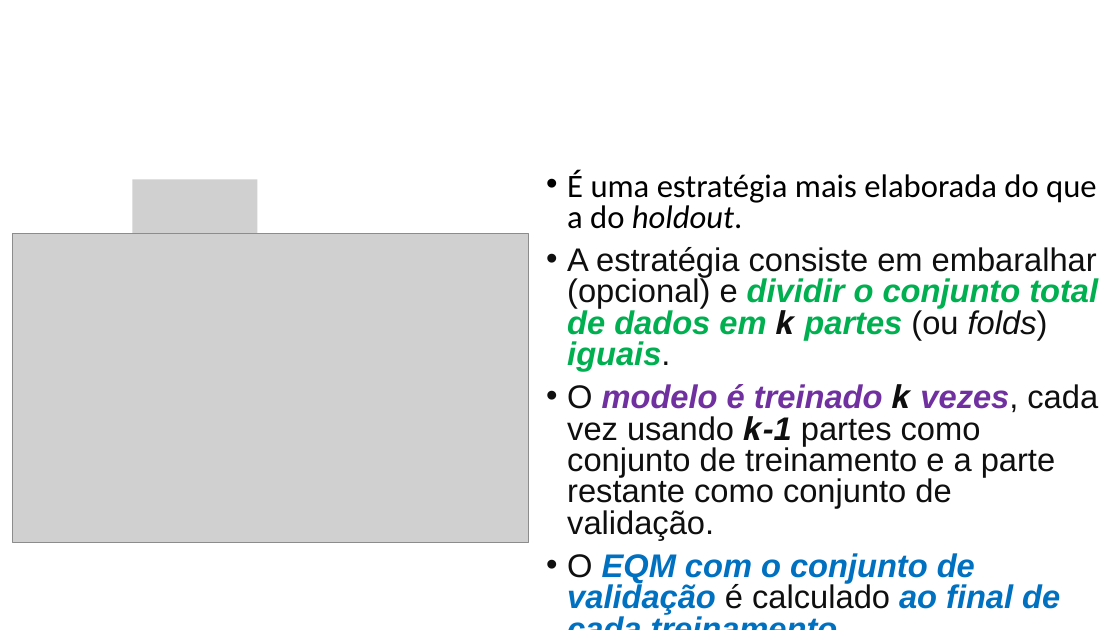
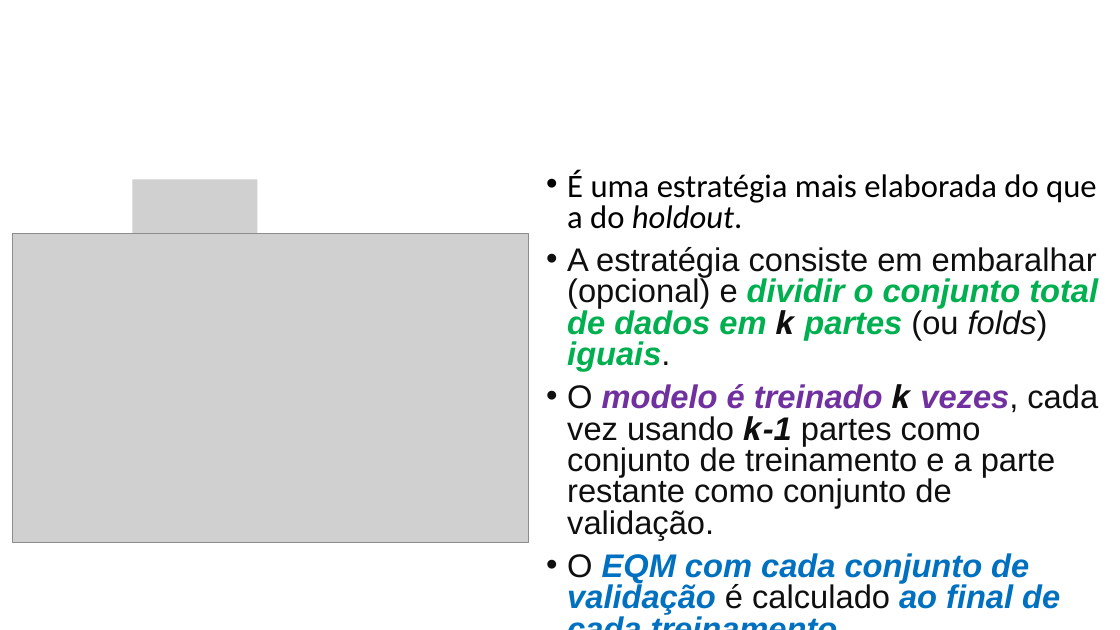
Before and after one commit to zz4fap/t319_aprendizado_de_maquina, a slide deck: slide 9 of slides/T319_Regressão_Linear (Parte V).pptx. Drawn at 1120x630 pixels with LibreOffice and Linux fonts; fonts in the diff are those of the drawing; grey boxes stand for pictures. Boxes give left, top, right and bottom in pixels: in the first picture for what was removed or moved away, otherwise in the second. Text is boxed around its words. In the diff, an @@ line names an element or a change of style, - is before the commit and + after.

```diff
--- a/slides/T319_Regressão_Linear (Parte V).pptx
+++ b/slides/T319_Regressão_Linear (Parte V).pptx
@@ text at [567, 553, 1060, 614]: text changed @@
-• O EQM com o conjunto de validação é calculado ao final de cada treinamento.
+• O EQM com cada conjunto de validação é calculado ao final de cada treinamento.
```
Also in this commit, not shown: 6 other slides changed, 3 other files.
